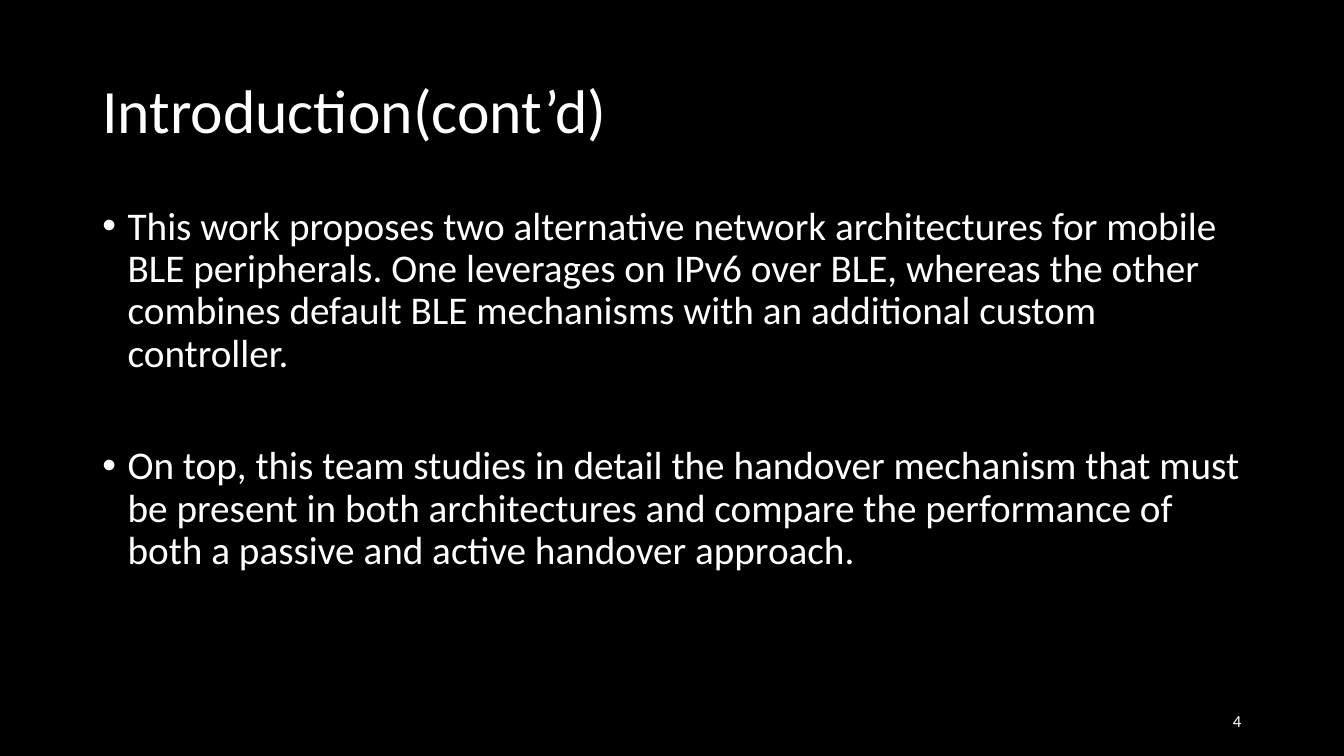
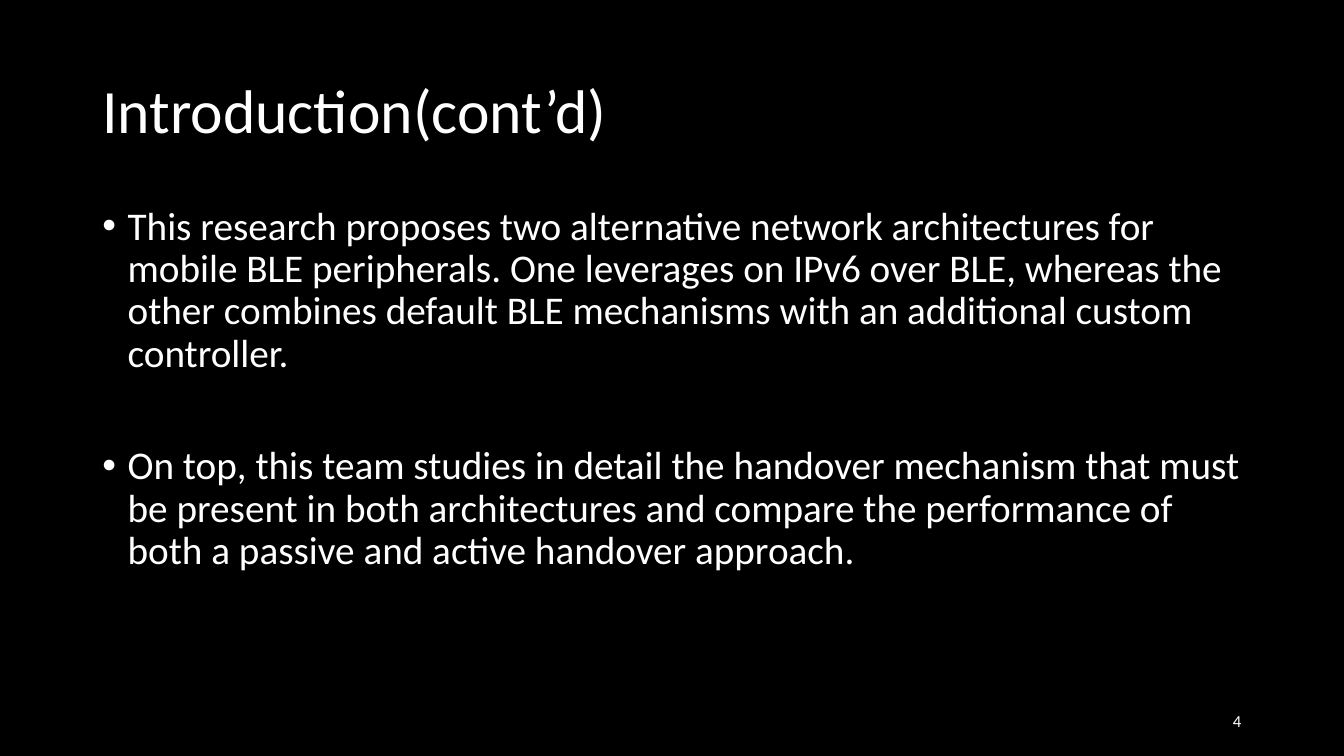
Before and after one commit to EKOISMYLOVE/NTUT_GM_PPT, a slide deck: slide 4 of A BLE-based multi-gateway network infrastructure with handover support for mobile BLE peripherals.pptx. Drawn at 1344x756 pixels with LibreOffice and Linux fonts; fonts in the diff are those of the drawing. Boxes give left, top, right and bottom in pixels: in the first picture for what was removed or moved away, otherwise in the second. Text is boxed around its words. In the diff, an @@ line names an element or a change of style, - is before the commit and + after.

```diff
--- a/A BLE-based multi-gateway network infrastructure with handover support for mobile BLE peripherals.pptx
+++ b/A BLE-based multi-gateway network infrastructure with handover support for mobile BLE peripherals.pptx
@@ text at [128,212,1222,368]: text changed @@
-• This work proposes two alternative network architectures for mobile BLE peripherals. One leverages on IPv6 over BLE, whereas the other combines default BLE mechanisms with an additional custom controller.
+• This research proposes two alternative network architectures for mobile BLE peripherals. One leverages on IPv6 over BLE, whereas the other combines default BLE mechanisms with an additional custom controller.
```
Also in this commit, not shown: 7 other slides changed, 1 slide added.
